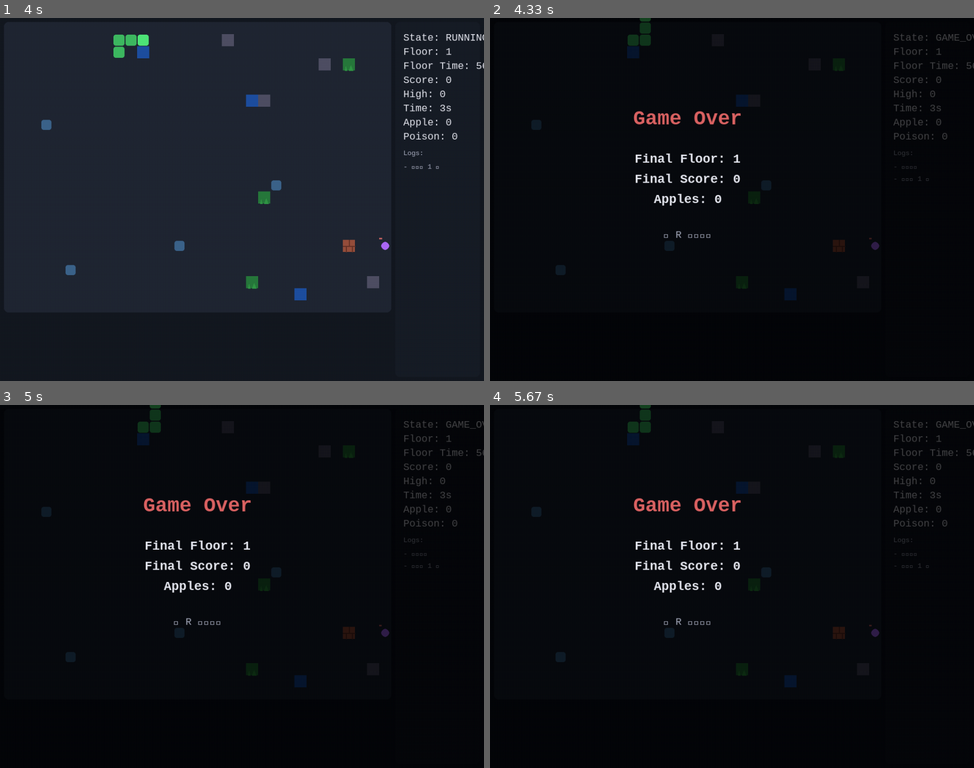
Above: before the commit, frames 1-4 (two rows, left to right).
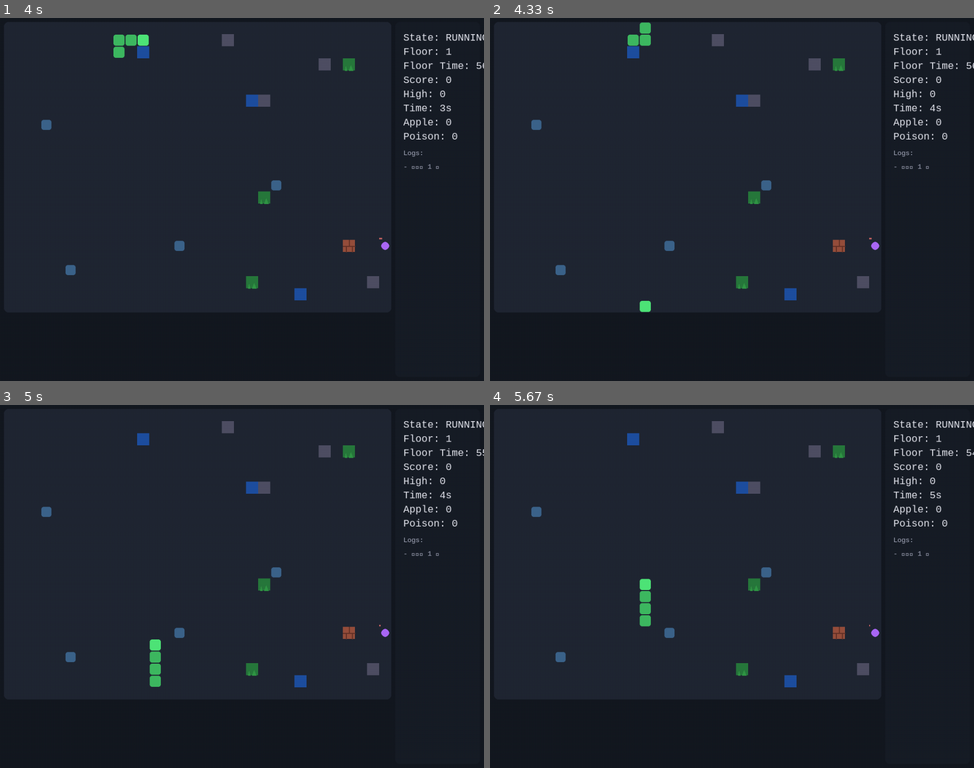
Above: after the commit, the same moments.

Repository: colors-blind/snake_game_with_pygame
Game: pygame game, started from src/main.py
The game is run twice, just before and just after one commit, with the same random seed, the same clock (stepped at 60 frames per second) and the same inputs.
Inputs:
- Up to frame 1 (4 s): tap Enter at 0.33 s; tap W at 0.67 s; tap Left at 1 s; tap Up at 2.33 s; tap Right at 3.67 s
- Up to frame 2 (4.33 s): tap Up at 4.07 s
- Up to frame 3 (5 s): tap Up at 4.37, 4.57, 4.87 s
- Up to frame 4 (5.67 s): tap Up at 5.13 s

Frame 1 is identical in both runs. In frame 2, 82% of the frame differs, in the area x 0-100%, y 0-100%; in frame 3, 82%; in frame 4, 82%.

Commit message:
feat: 添加蛇的边界环绕功能并移除越界检测
处理蛇移动时的边界环绕逻辑，当蛇到达边界时会从另一侧出现
移除原有的越界检测，现在只检测阻挡物碰撞

Diff:
--- a/src/game.py
+++ b/src/game.py
@@ -3,9 +3,9 @@
 import pygame
 from random import random
 
-from .config import GAMEPLAY, SCREEN, ROGUELIKE
+from .config import GAMEPLAY, GRID, SCREEN, ROGUELIKE
 from .events import GameState, MapTileType, EventType
-from .models import RunStats, GameMap, Food
+from .models import RunStats, GameMap, Food, Vec2
 from .systems import (
     DirectionInputBuffer, RuleSystem, SaveSystem, SpawnSystem,
     MapGenerator, UpgradeSystem, EventSystem, DifficultySystem,
@@ -212,6 +212,9 @@
         self.snake.move()
         head = self.snake.head
 
+        head = self._handle_wrapping(head)
+        self.snake.body[0] = head
+
         teleport_dest = self.game_map.get_teleport_destination(head)
         if teleport_dest is not None:
             self.snake.body[0] = teleport_dest.copy()
@@ -220,7 +223,7 @@
                 self.stats.active_boost_left_ms += 2000
             self.stats.add_log("使用传送门")
 
-        if RuleSystem.out_of_bounds(head) or self.game_map.is_blocking(head):
+        if self.game_map.is_blocking(head):
             if RuleSystem.handle_collision(self.snake, self.stats):
                 self._game_over()
                 return False
@@ -243,6 +246,22 @@
 
         return True
 
+    def _handle_wrapping(self, pos: Vec2) -> Vec2:
+        new_x = pos.x
+        new_y = pos.y
+
+        if pos.x < 0:
+            new_x = GRID.cols - 1
+        elif pos.x >= GRID.cols:
+            new_x = 0
+
+        if pos.y < 0:
+            new_y = GRID.rows - 1
+        elif pos.y >= GRID.rows:
+            new_y = 0
+
+        return Vec2(new_x, new_y)
+
     def _game_over(self) -> None:
         self.state = GameState.GAME_OVER
         self.stats.add_log("游戏结束")
